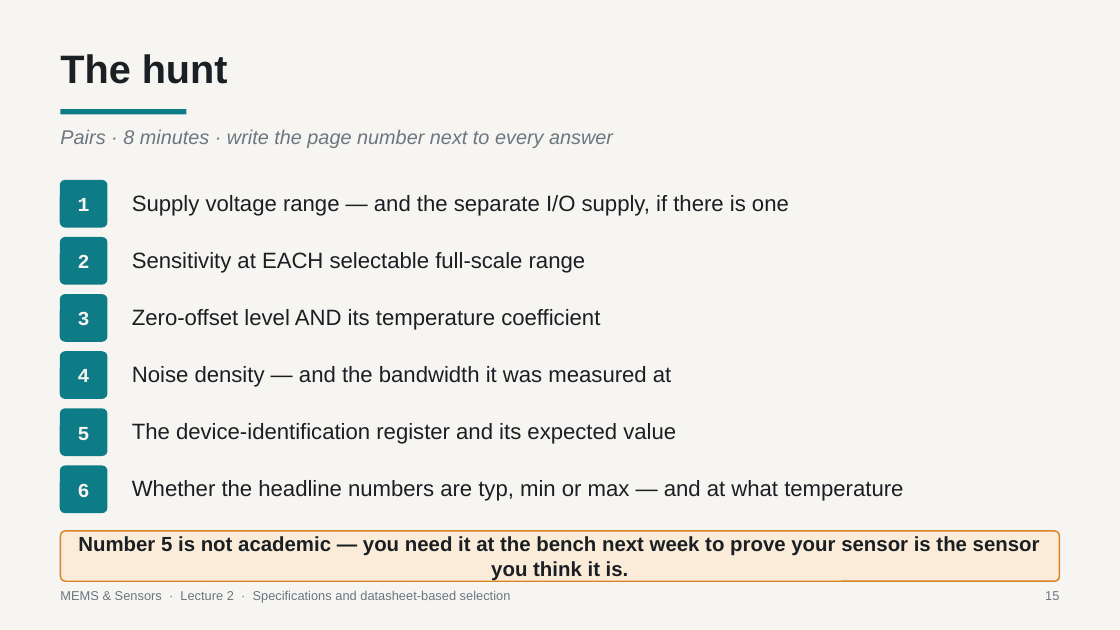
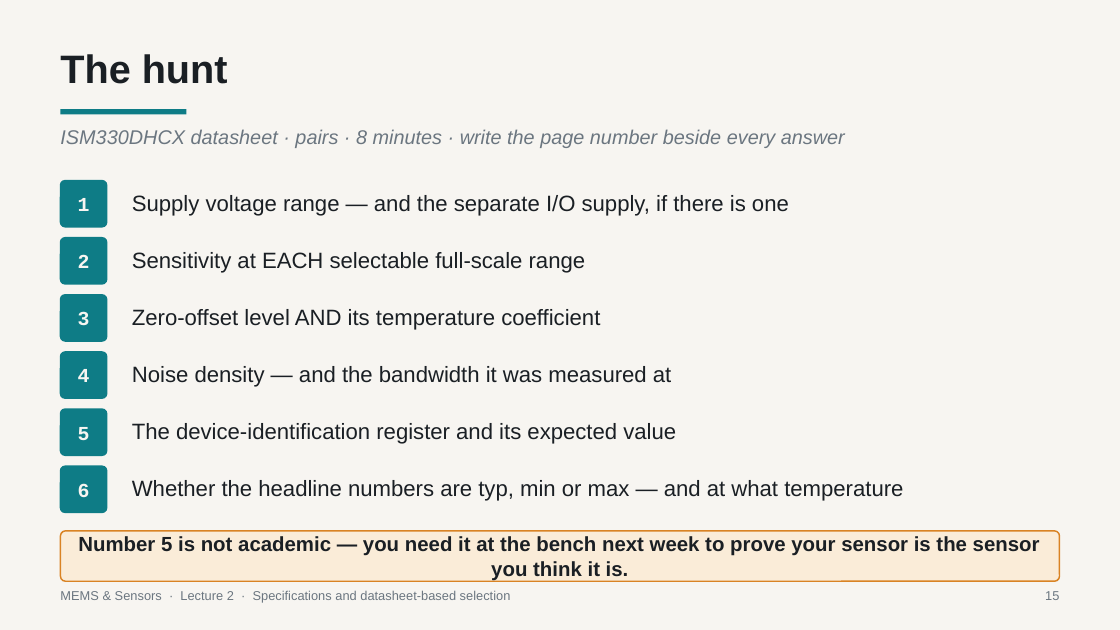
Before and after one commit to Vhovh99/mems-and-sensors-subject, a slide deck: slide 15 of lectures/lecture-02/output/L2-sensor-specifications-and-selection.pptx. Drawn at 1120x630 pixels with LibreOffice and Linux fonts; fonts in the diff are those of the drawing. Boxes give left, top, right and bottom in pixels: in the first picture for what was removed or moved away, otherwise in the second. Text is boxed around its words. In the diff, an @@ line names an element or a change of style, - is before the commit and + after.

```diff
--- a/lectures/lecture-02/output/L2-sensor-specifications-and-selection.pptx
+++ b/lectures/lecture-02/output/L2-sensor-specifications-and-selection.pptx
@@ text at box(60, 129, 845, 148): text changed @@
-Pairs · 8 minutes · write the page number next to every answer
+ISM330DHCX datasheet · pairs · 8 minutes · write the page number beside every answer
```
Also in this commit, not shown: 10 other slides changed, 1 slide added, 41 other files.
